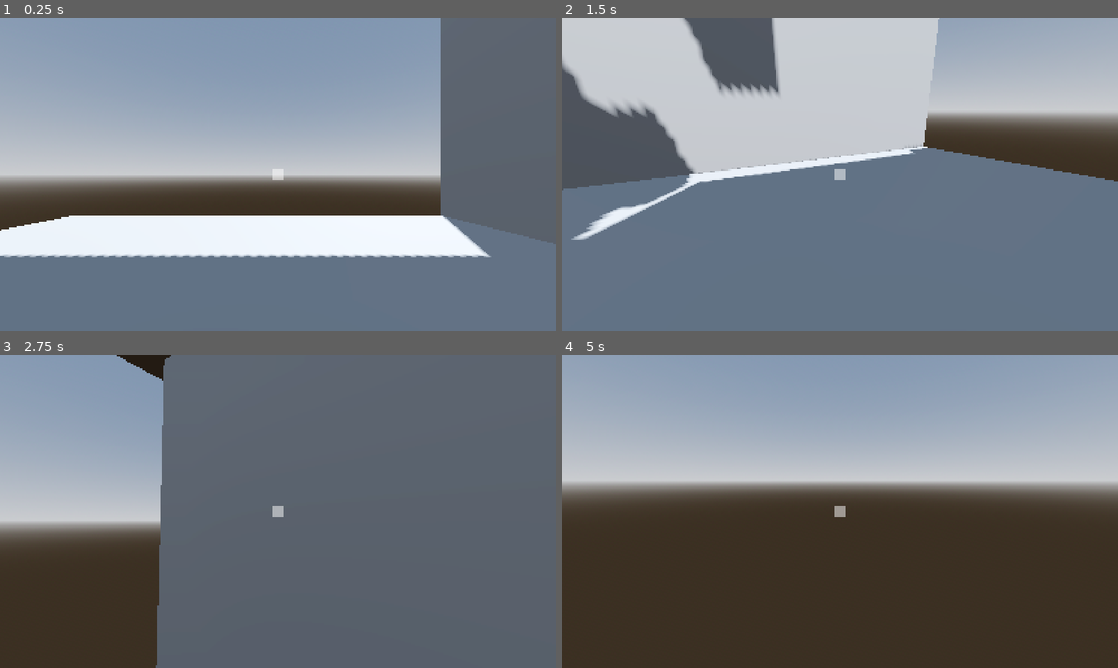
Above: before the commit, frames 1-4 (two rows, left to right).
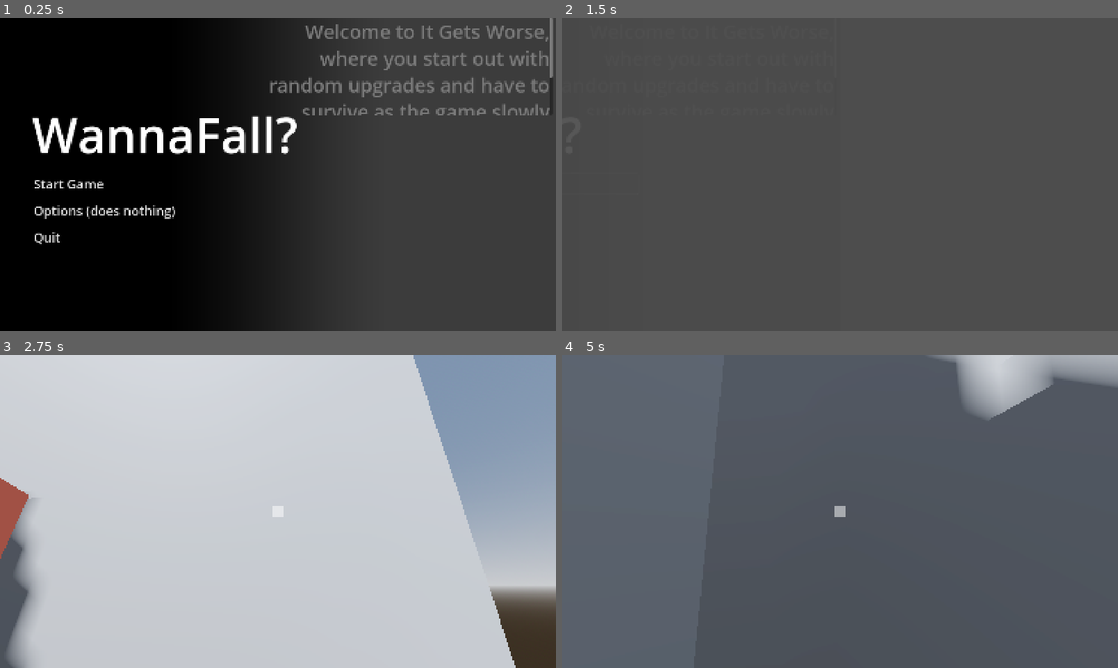
Above: after the commit, the same moments.

Repository: PixelSaver/WannaFall
Game: Godot game, scene res://Scenes/menu_screen.tscn
Same seed, same stepped clock (60 frames per second), same inputs: the game is played once before the commit and once after it. Before the commit the project starts from res://Scenes/world.tscn.
Inputs (mouse positions are in pixels of both pictures, inside the frame that each line leads up to):
- Up to frame 1 (0.25 s): no input
- Up to frame 2 (1.5 s): click (756, 212) at 0.5 s, where only the run after the commit has a clickable "Options (does nothing)"; click (756, 183) at 1.25 s, where only the run after the commit has a clickable "Start Game"
- Up to frame 3 (2.75 s): move the mouse to (305, 511) at 2.02 s; hold W (up) from 2.03 s (still down); click (305, 511) at 2.1 s; tap Space (jump) at 2.27 s
- Up to frame 4 (5 s): keep holding W (up); move the mouse to (812, 511) at 2.77 s; right-click (812, 511) at 2.85 s; tap Space (jump) at 3.02, 4.52 s; move the mouse to (851, 505) at 3.52 s; click (851, 505) at 3.6 s; tap Enter at 4.25 s; move the mouse to (834, 517) at 4.27 s; right-click (834, 517) at 4.35 s

The runs differ from the first frame. In frame 1, 97% of the frame differs, in the area x 0-100%, y 0-100%; in frame 2, 91%; in frame 3, 97%; in frame 4, 98%.

Commit message:
Imported my old main menu stuff

Diff:
--- /dev/null
+++ b/Assets/theme.tres
@@ -0,0 +1,5 @@
+[gd_resource type="Theme" format=3 uid="uid://421gor8nbyym"]
+
+[resource]
+Button/font_sizes/font_size = 40
+RichTextLabel/font_sizes/normal_font_size = 50
--- /dev/null
+++ b/Scenes/menu_screen.tscn
@@ -0,0 +1,179 @@
+[gd_scene load_steps=9 format=3 uid="uid://djm5eaajumwa2"]
+
+[ext_resource type="Theme" uid="uid://421gor8nbyym" path="res://Assets/theme.tres" id="1_f1kxn"]
+[ext_resource type="Script" uid="uid://cmwcm1amf4lov" path="res://Scripts/menu_screen.gd" id="2_4s2ig"]
+
+[sub_resource type="StyleBoxFlat" id="StyleBoxFlat_je8vx"]
+bg_color = Color(0.176471, 0.176471, 0.176471, 0.521569)
+
+[sub_resource type="Gradient" id="Gradient_7l1m5"]
+interpolation_mode = 2
+offsets = PackedFloat32Array(0.3, 0.7)
+colors = PackedColorArray(0, 0, 0, 1, 0, 0, 0, 0)
+metadata/_snap_enabled = true
+
+[sub_resource type="GradientTexture1D" id="GradientTexture1D_7l1m5"]
+gradient = SubResource("Gradient_7l1m5")
+width = 4096
+
+[sub_resource type="StyleBoxFlat" id="StyleBoxFlat_v05fi"]
+content_margin_left = 4.0
+content_margin_top = 4.0
+content_margin_right = 4.0
+content_margin_bottom = 4.0
+bg_color = Color(0.101961, 0.101961, 0.101961, 0)
+corner_radius_top_left = 20
+corner_radius_top_right = 20
+corner_radius_bottom_right = 20
+corner_radius_bottom_left = 20
+corner_detail = 5
+
+[sub_resource type="StyleBoxFlat" id="StyleBoxFlat_xpiot"]
+content_margin_left = 4.0
+content_margin_top = 4.0
+content_margin_right = 4.0
+content_margin_bottom = 4.0
+bg_color = Color(0.101961, 0.101961, 0.101961, 0)
+corner_radius_top_left = 20
+corner_radius_top_right = 20
+corner_radius_bottom_right = 20
+corner_radius_bottom_left = 20
+corner_detail = 5
+
+[sub_resource type="StyleBoxFlat" id="StyleBoxFlat_q5ab1"]
+content_margin_left = 4.0
+content_margin_top = 4.0
+content_margin_right = 4.0
+content_margin_bottom = 4.0
+bg_color = Color(0.101961, 0.101961, 0.101961, 0)
+corner_radius_top_left = 20
+corner_radius_top_right = 20
+corner_radius_bottom_right = 20
+corner_radius_bottom_left = 20
+corner_detail = 5
+
+[node name="MenuScreen" type="Panel"]
+anchors_preset = 15
+anchor_right = 1.0
+anchor_bottom = 1.0
+grow_horizontal = 2
+grow_vertical = 2
+focus_mode = 2
+mouse_filter = 2
+theme = ExtResource("1_f1kxn")
+theme_override_styles/panel = SubResource("StyleBoxFlat_je8vx")
+script = ExtResource("2_4s2ig")
+
+[node name="TextureRect2" type="TextureRect" parent="."]
+layout_mode = 1
+anchors_preset = -1
+anchor_left = 0.3
+anchor_right = 1.0
+anchor_bottom = 1.0
+grow_horizontal = 2
+grow_vertical = 2
+expand_mode = 3
+stretch_mode = 5
+
+[node name="TextureRect" type="TextureRect" parent="."]
+layout_mode = 1
+anchors_preset = 15
+anchor_right = 1.0
+anchor_bottom = 1.0
+grow_horizontal = 2
+grow_vertical = 2
+mouse_filter = 2
+texture = SubResource("GradientTexture1D_7l1m5")
+expand_mode = 1
+
+[node name="MarginContainer2" type="MarginContainer" parent="TextureRect"]
+layout_mode = 1
+anchors_preset = -1
+anchor_left = 0.43
+anchor_right = 1.0
+anchor_bottom = 0.31
+grow_horizontal = 2
+grow_vertical = 2
+mouse_filter = 2
+theme_override_constants/margin_left = 0
+theme_override_constants/margin_top = 0
+theme_override_constants/margin_right = 10
+theme_override_constants/margin_bottom = 0
+
+[node name="RichTextLabel" type="RichTextLabel" parent="TextureRect/MarginContainer2"]
+layout_mode = 2
+theme_override_colors/default_color = Color(0.479834, 0.479834, 0.479834, 1)
+theme_override_font_sizes/normal_font_size = 60
+text = "Welcome to It Gets Worse, where you start out with random upgrades and have to survive as the game slowly hands you debuffs. All while more enemies spawn. Good luck!"
+horizontal_alignment = 2
+vertical_alignment = 1
+
+[node name="MarginContainer" type="MarginContainer" parent="."]
+layout_mode = 1
+anchors_preset = 4
+anchor_top = 0.5
+anchor_bottom = 0.5
+offset_top = -318.0
+offset_right = 720.0
+offset_bottom = 318.0
+grow_vertical = 2
+mouse_filter = 2
+theme_override_constants/margin_left = 100
+
+[node name="VBoxContainer" type="VBoxContainer" parent="MarginContainer"]
+custom_minimum_size = Vector2(1000, 600)
+layout_mode = 2
+mouse_filter = 2
+theme_override_constants/separation = 20
+alignment = 1
+
+[node name="RichTextLabel" type="RichTextLabel" parent="MarginContainer/VBoxContainer"]
+clip_contents = false
+layout_mode = 2
+mouse_filter = 2
+bbcode_enabled = true
+text = "[font_size=150]WannaFall?"
+fit_content = true
+vertical_alignment = 2
+
+[node name="MenuContinue" type="Button" parent="MarginContainer/VBoxContainer"]
+layout_mode = 2
+theme_override_colors/font_pressed_color = Color(0.288942, 0.731361, 0.776561, 1)
+theme_override_colors/font_hover_color = Color(0.447211, 0.862587, 0.909114, 1)
+theme_override_styles/normal = SubResource("StyleBoxFlat_v05fi")
+theme_override_styles/pressed = SubResource("StyleBoxFlat_xpiot")
+theme_override_styles/hover = SubResource("StyleBoxFlat_q5ab1")
+text = "Start Game"
+alignment = 0
+
+[node name="TweenComponent" type="Node" parent="MarginContainer/VBoxContainer/MenuContinue"]
+
+[node name="MenuOptions" type="Button" parent="MarginContainer/VBoxContainer"]
+layout_mode = 2
+theme_override_colors/font_pressed_color = Color(0.288942, 0.731361, 0.776561, 1)
+theme_override_colors/font_hover_color = Color(0.447211, 0.862587, 0.909114, 1)
+theme_override_styles/normal = SubResource("StyleBoxFlat_v05fi")
+theme_override_styles/pressed = SubResource("StyleBoxFlat_xpiot")
+theme_override_styles/hover = SubResource("StyleBoxFlat_q5ab1")
+text = "Options (does nothing)"
+alignment = 0
+
+[node name="TweenComponent" type="Node" parent="MarginContainer/VBoxContainer/MenuOptions"]
+metadata/_custom_type_script = "uid://b4i82ys86s6ag"
+
+[node name="MenuQuit" type="Button" parent="MarginContainer/VBoxContainer"]
+layout_mode = 2
+theme_override_colors/font_pressed_color = Color(0.288942, 0.731361, 0.776561, 1)
+theme_override_colors/font_hover_color = Color(0.447211, 0.862587, 0.909114, 1)
+theme_override_styles/normal = SubResource("StyleBoxFlat_v05fi")
+theme_override_styles/pressed = SubResource("StyleBoxFlat_xpiot")
+theme_override_styles/hover = SubResource("StyleBoxFlat_q5ab1")
+text = "Quit"
+alignment = 0
+
+[node name="TweenComponent" type="Node" parent="MarginContainer/VBoxContainer/MenuQuit"]
+metadata/_custom_type_script = "uid://b4i82ys86s6ag"
+
+[connection signal="pressed" from="MarginContainer/VBoxContainer/MenuContinue" to="." method="_on_menu_continue_pressed"]
+[connection signal="pressed" from="MarginContainer/VBoxContainer/MenuOptions" to="." method="_on_menu_options_pressed"]
+[connection signal="pressed" from="MarginContainer/VBoxContainer/MenuQuit" to="." method="_on_menu_quit_pressed"]
--- a/Scenes/world.tscn
+++ b/Scenes/world.tscn
@@ -1,9 +1,10 @@
-[gd_scene load_steps=20 format=3 uid="uid://co4muxroyfuur"]
+[gd_scene load_steps=21 format=3 uid="uid://co4muxroyfuur"]
 
 [ext_resource type="PackedScene" uid="uid://cqls451mowhda" path="res://Scenes/player.tscn" id="1_a02cp"]
 [ext_resource type="Script" uid="uid://2qdjtliuscg1" path="res://Scripts/level_manager.gd" id="2_8j60k"]
 [ext_resource type="PackedScene" uid="uid://cxvd21ajcdk1y" path="res://Scenes/hold.tscn" id="2_go701"]
 [ext_resource type="Script" uid="uid://46t3l5agrgye" path="res://Scripts/ui.gd" id="3_5a7ea"]
+[ext_resource type="Theme" uid="uid://421gor8nbyym" path="res://Assets/theme.tres" id="5_fo5ed"]
 
 [sub_resource type="ProceduralSkyMaterial" id="ProceduralSkyMaterial_go701"]
 sky_horizon_color = Color(0.66224277, 0.6717428, 0.6867428, 1)
@@ -179,6 +180,7 @@
 anchor_bottom = 1.0
 grow_horizontal = 2
 grow_vertical = 2
+theme = ExtResource("5_fo5ed")
 
 [node name="CenterContainer" type="CenterContainer" parent="UI/Control"]
 layout_mode = 1
--- /dev/null
+++ b/Scripts/main_menu.gd
@@ -0,0 +1,15 @@
+extends Control
+
+func _ready() -> void:
+	get_tree().paused = true
+
+func go_world():
+
+	var t = create_tween().set_ease(Tween.EASE_OUT)
+	t.set_trans(Tween.TRANS_QUINT).set_parallel(true)
+	t.tween_property(self, "modulate:a", 0, 0.5)
+	t.tween_property(self, "position:y", 300, 0.5)
+
+	await t.finished
+	get_tree().paused = false
+	queue_free()
--- /dev/null
+++ b/Scripts/menu_screen.gd
@@ -0,0 +1,57 @@
+extends Panel
+class_name MenuScreen
+
+@export var fade_out_duration := 0.2
+
+@onready var main_scene : PackedScene = preload("res://Scenes/world.tscn")
+
+
+func _ready() -> void:
+	show()
+	get_tree()
+	#start.grab_focus()
+
+
+# Menu Buttons
+func _on_menu_continue_pressed() -> void:
+	# TODO Add the begininning cutscene and stuff
+	get_tree().paused = false
+	close()
+	await get_tree().create_timer(0.5).timeout
+
+	get_tree().change_scene_to_packed(main_scene)
+func _on_menu_options_pressed() -> void:
+	#option_show()
+	pass
+func _on_menu_quit_pressed() -> void:
+	get_tree().quit()
+func menu_show():
+	pass
+
+func close() -> void:
+	var tween := create_tween()
+	get_tree().paused = false
+	tween.tween_property(
+		self,
+		^"modulate:a",
+		0.0,
+		fade_out_duration
+	).set_trans(Tween.TRANS_LINEAR).set_ease(Tween.EASE_OUT)
+	tween.parallel().tween_property(
+		self,
+		^"anchor_right",
+		0.5,
+		fade_out_duration
+	).set_trans(Tween.TRANS_CUBIC).set_ease(Tween.EASE_OUT)
+	tween.parallel().tween_property(
+		self,
+		^"anchor_left",
+		-0.5,
+		fade_out_duration
+	).set_trans(Tween.TRANS_CUBIC).set_ease(Tween.EASE_OUT)
+	tween.tween_callback(hide)
+	return
+
+func _on_quit_button_pressed() -> void:
+	if visible:
+		get_tree().quit()
--- /dev/null
+++ b/Scripts/tween_component.gd
@@ -0,0 +1,31 @@
+class_name TweenComponent
+extends Node
+
+@onready var control_node : Control = get_parent()
+@export var size_mult : float = 1.1
+@export var parameter_to_tween : String = "scale"
+## From [0,1] offsets, like a texture uv!
+@export var custom_pivot : Vector2 = Vector2.ZERO
+
+func _ready() -> void:
+	get_viewport().size_changed.connect(set_size)
+	get_parent().connect("mouse_entered", _on_node_hovered)
+	get_parent().connect("mouse_exited", _on_node_unhovered)
+
+func set_size():
+	if custom_pivot == Vector2.ZERO:
+		control_node.pivot_offset = control_node.size / 2
+	else:
+		control_node.pivot_offset = control_node.size * custom_pivot
+
+func _on_node_hovered() -> void:
+	set_size()
+	tween_node_scale(size_mult)
+
+func _on_node_unhovered() -> void:
+	tween_node_scale(1.0)
+
+func tween_node_scale(target: float) -> void:
+	if Vector2.ONE * target == control_node.scale: return
+	var tween = create_tween()
+	tween.tween_property(control_node, parameter_to_tween, Vector2.ONE * target, 0.2).set_trans(Tween.TRANS_SPRING)
--- a/project.godot
+++ b/project.godot
@@ -11,7 +11,7 @@
 [application]
 
 config/name="WannaFall"
-run/main_scene="uid://co4muxroyfuur"
+run/main_scene="uid://djm5eaajumwa2"
 config/features=PackedStringArray("4.5", "Forward Plus")
 config/icon="res://icon.svg"
 
Not shown, added: Scripts/main_menu.gd.uid
Not shown, added: Scripts/menu_screen.gd.uid
Not shown, added: Scripts/tween_component.gd.uid
